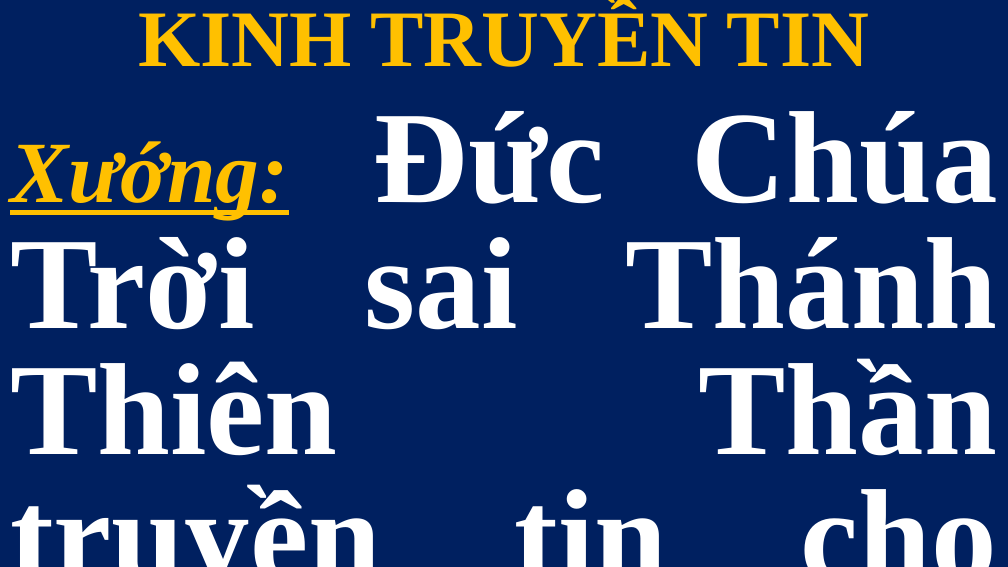
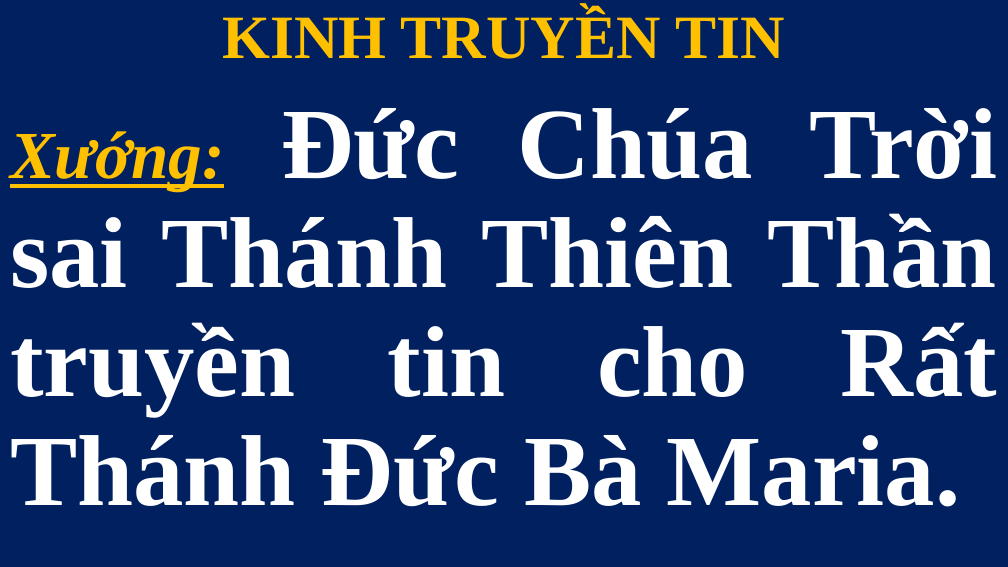
Before and after one commit to lythanhngodev64/SlideLe, a slide deck: slide 12 of Slide/Thứ Bảy - CN-25-TN 2026.pptx. Drawn at 1008x567 pixels with LibreOffice and Linux fonts; fonts in the diff are those of the drawing. Boxes give left, top, right and bottom in pixels: in the first picture for what was removed or moved away, otherwise in the second. Text is boxed around its words. In the diff, an @@ line names an element or a change of style, - is before the commit and + after.

```diff
--- a/Slide/Thứ Bảy - CN-25-TN 2026.pptx
+++ b/Slide/Thứ Bảy - CN-25-TN 2026.pptx
@@ subtitle "KINH TRUYỀN TIN" at bbox=[0, 0, 1008, 566]: size 57.2 to 44 pt in "KINH TRUYỀN TIN"; size 62.4 to 48 pt in "Xướng:"; size 93.6 to 72 pt in "Đức Chúa Trời sai Thánh Thiên Thần ..."; line spacing 0.8 to 0.9 @@
```
Also in this commit, not shown: 1 other slide changed, 1 slide added, 4 other files.
